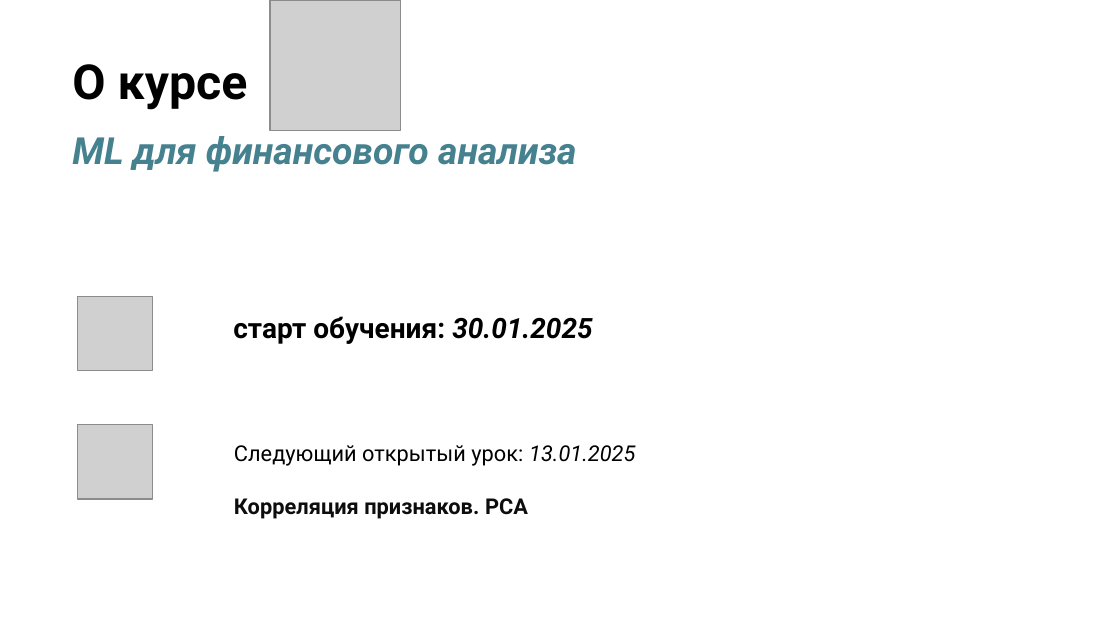
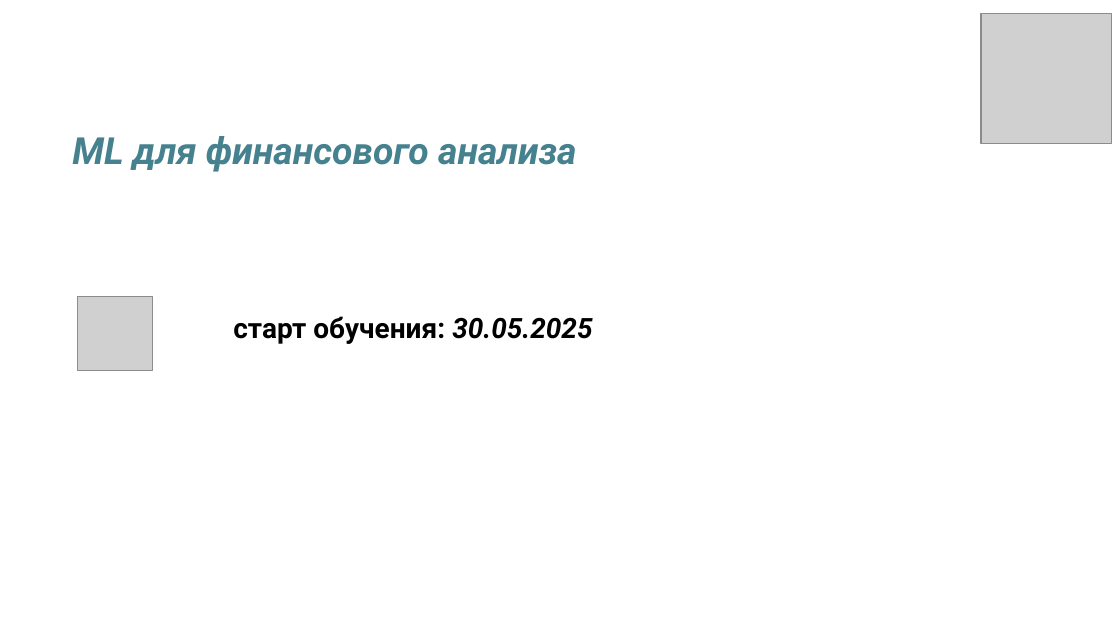
Before and after one commit to stureiko/Otus_lectures, a slide deck: slide 48 of FinML/Open_lesson_graph_patterns/Presentation/Graph_patterns.pptx (slide 52 before the commit). Drawn at 1120x630 pixels with LibreOffice and Linux fonts; fonts in the diff are those of the drawing; grey boxes stand for pictures; background and template pictures are left out. Boxes give left, top, right and bottom in pixels: in the first picture for what was removed or moved away, otherwise in the second. Text is boxed around its words. In the diff, an @@ line names an element or a change of style, - is before the commit and + after.

```diff
--- a/FinML/Open_lesson_graph_patterns/Presentation/Graph_patterns.pptx
+++ b/FinML/Open_lesson_graph_patterns/Presentation/Graph_patterns.pptx
@@ picture: place and size @@
-picture at <box>270,0,400,130</box>
+picture at <box>981,13,1111,143</box>
@@ title removed at <box>72,64,248,110</box> @@
-О курсе
@@ text at <box>233,316,592,344</box>: text changed @@
-старт обучения: 30.01.2025
+старт обучения: 30.05.2025
@@ picture removed at <box>77,424,152,500</box> @@
@@ text removed at <box>234,445,635,519</box> @@
-Следующий открытый урок: 13.01.2025
-Корреляция признаков. PCA
```
Also in this commit, not shown: 3 other slides changed, 4 slides added, 8 slides removed, 12 other files.
